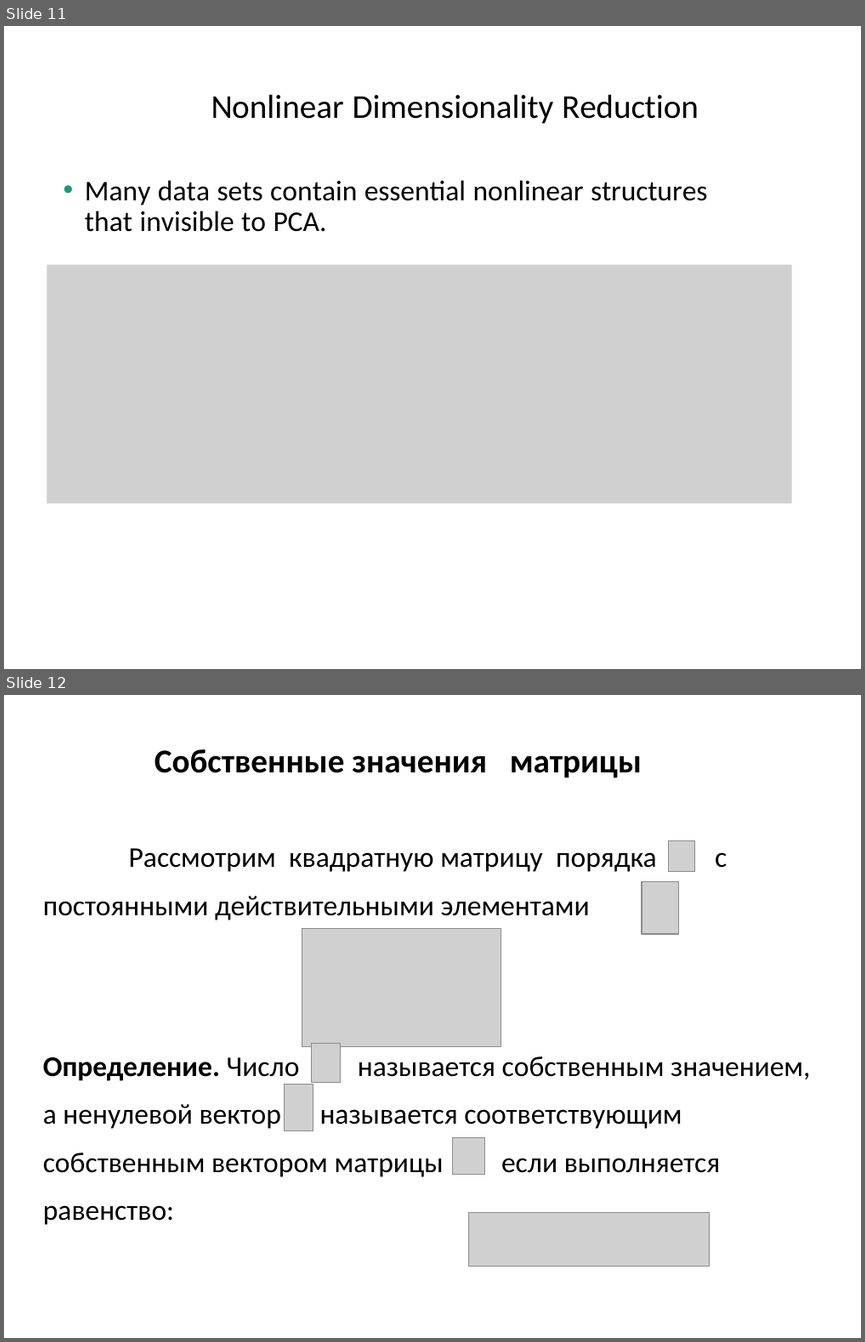
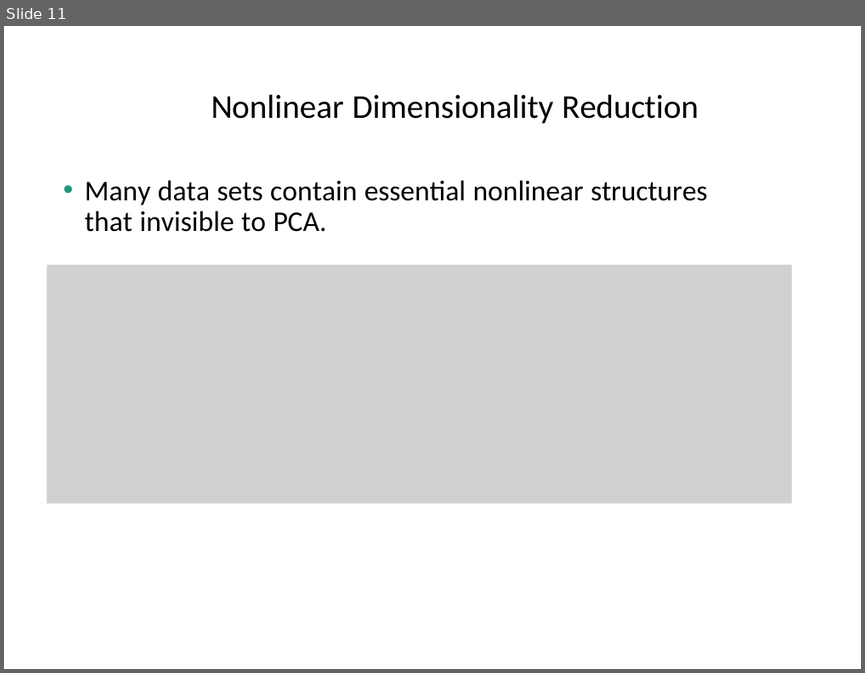
Before and after one commit to a-vodka/dv, a slide deck: dv-lec9-dim-reduc-PCA+SVD.pptx. Shown one above the other, each under a label of ours: slides 11 and 12 before the commit, slide 11 after it. The pictures are 865x1342 and 865x673 pixels, drawn with LibreOffice and Linux fonts; fonts in the diff are those of the drawing; grey boxes stand for pictures; background and template pictures are left out. Boxes give left, top, right and bottom in pixels: in the first picture for what was removed or moved away, otherwise in the second. Text is boxed around its words. In the diff, an @@ line names an element or a change of style, - is before the commit and + after.

```diff
--- a/dv-lec9-dim-reduc-PCA+SVD.pptx
+++ b/dv-lec9-dim-reduc-PCA+SVD.pptx
@@ slide 12 removed at (x1=4, y1=695, x2=861, y2=1338), background picture (left out) @@
@@ title removed at (x1=154, y1=749, x2=642, y2=778) @@
-Собственные значения матрицы
@@ picture removed at (x1=669, y1=840, x2=695, y2=871) @@
@@ text removed at (x1=43, y1=848, x2=810, y2=1177) @@
-Рассмотрим квадратную матрицу порядка с постоянными действительными элементами
-Определение. Число называется собственным значением, а ненулевой вектор называется соответствующим собственным вектором матрицы если выполняется равенство:
@@ picture removed at (x1=642, y1=882, x2=678, y2=934) @@
@@ picture removed at (x1=302, y1=929, x2=501, y2=1047) @@
@@ picture removed at (x1=311, y1=1043, x2=340, y2=1082) @@
@@ picture removed at (x1=284, y1=1084, x2=313, y2=1131) @@
@@ picture removed at (x1=453, y1=1138, x2=484, y2=1174) @@
@@ picture removed at (x1=468, y1=1212, x2=710, y2=1265) @@
```
Also in this commit, not shown: 5 slides changed, 17 slides added, 16 other slides removed, 11 other files.
